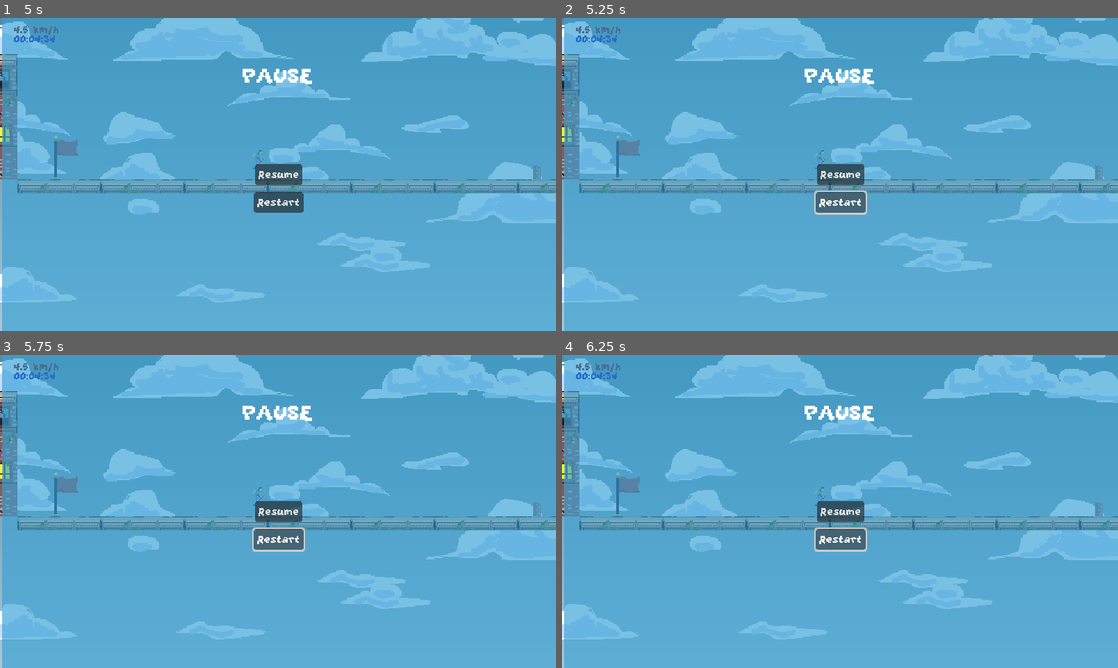
Above: before the commit, frames 1-4 (two rows, left to right).
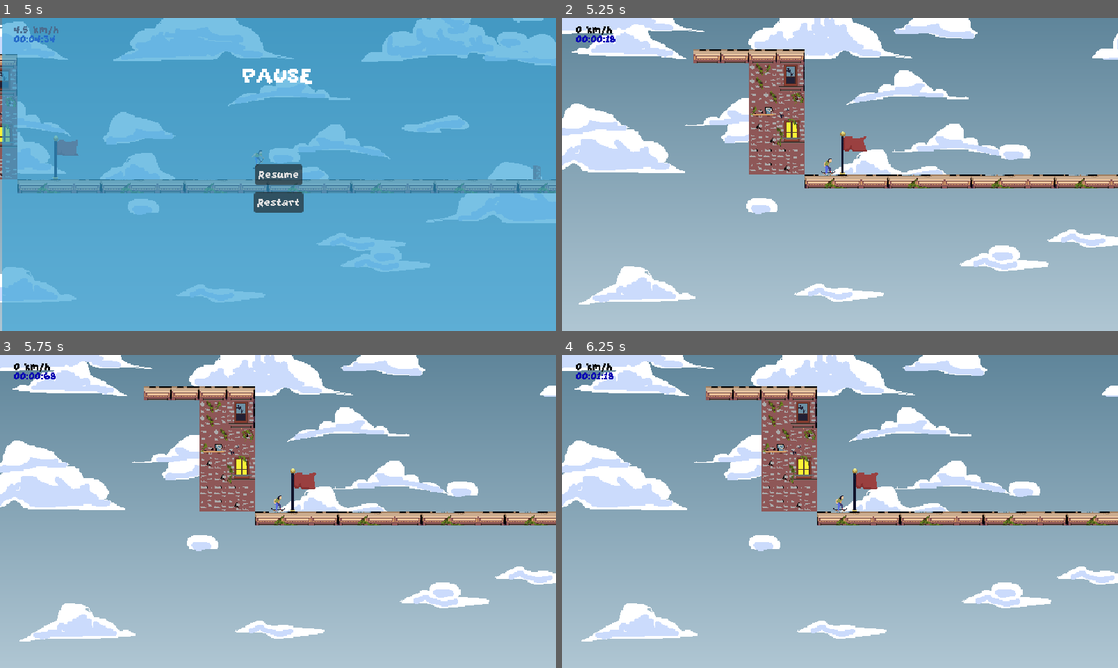
Above: after the commit, the same moments.

Repository: Minipeps/SpeedJam-8
Game: Godot game, scene res://Menus/MainMenu/MainMenu.tscn
Two runs of this game, one before a commit and one after it. Both use one fixed random seed, a clock stepped at 60 frames per second and the inputs below.
Inputs (mouse positions are in pixels of both pictures, inside the frame that each line leads up to):
- Up to frame 1 (5 s): click "Start" at 0.5 s; tap Enter (ui_accept) at 1.25, 1.52, 2.27, 3.77, 4.52 s; move the mouse to (400, 158) at 1.27 s; hold Right (player_move_right) 1.28-2.03 s; tap C (display_end_screen_lose) at 1.35, 2.85, 4.35 s; move the mouse to (166, 190) at 2.02 s; hold Down (player_move_down) 2.03-2.78 s; tap X (display_end_screen_win) at 2.1, 3.6 s; move the mouse to (333, 105) at 2.77 s; hold Right (player_move_right) 2.78-3.53 s; move the mouse to (250, 237) at 3.52 s; hold Up (player_move_up) 3.53-4.28 s; move the mouse to (444, 221) at 4.27 s; hold Left (player_move_left) from 4.28 s (still down); tap Escape (pause) at 4.9 s
- Up to frame 2 (5.25 s): release Left (player_move_left) at 5 s; click "Restart" at 5 s
- Up to frame 3 (5.75 s): no input
- Up to frame 4 (6.25 s): click (840, 539) at 5.75 s, where only the run before the commit has a clickable "Restart"

Frame 1 is identical in both runs. In frame 2, 99% of the frame differs, in the area x 0-100%, y 0-100%; in frame 3, 99%; in frame 4, 99%.

Commit message:
Restart Level

Diff:
--- a/2D/Level.gd
+++ b/2D/Level.gd
@@ -4,10 +4,8 @@
 
 # Called when the node enters the scene tree for the first time.
 func _ready() -> void:
-	if $CanvasLayer/Timer:
-		$CanvasLayer/Timer.restart_timer()
-	if $PlayerStart and $Player2d:
-		$Player2d.position = $PlayerStart.position
+	restart_timer()
+	position_player_at_start()
 
 # Called every frame. 'delta' is the elapsed time since the previous frame.
 func _process(delta: float) -> void:
@@ -21,7 +19,7 @@
 func register_checkpoint(checkpoint_reference):
 	if LAST_CHECKPOINT != checkpoint_reference:
 		LAST_CHECKPOINT = checkpoint_reference
-		print(checkpoint_reference.name)
+		print("Debug : " + checkpoint_reference.name)
 
 func load_last_checkpoint():
 	if LAST_CHECKPOINT != null:
@@ -32,3 +30,17 @@
 func update_speedCounter():
 	if $CanvasLayer/SpeedCounter:
 		$CanvasLayer/SpeedCounter.SPEED_TO_DISPLAY = $Player2d.velocity.x
+
+func position_player_at_start():
+	if $PlayerStart and $Player2d:
+		$Player2d.position = $PlayerStart.position
+
+func restart_timer():
+	if $CanvasLayer/Timer:
+		$CanvasLayer/Timer.restart_timer()
+
+func restart_level():
+	restart_timer()
+	position_player_at_start()
+	$Player2d.reset_player()
+	LAST_CHECKPOINT = null
--- a/Controllers/PauseController.gd
+++ b/Controllers/PauseController.gd
@@ -17,6 +17,8 @@
 	pauseMenu = get_node("PauseMenu")
 	var resumeButton = get_node("PauseMenu/ResumeButton")
 	resumeButton.pressed.connect(self._onResumeButtonPressed) #event needs to be connected that way because resumeButton is in another node
+	var restartButton = get_node("PauseMenu/RestartButton")
+	restartButton.pressed.connect(self._onRestartButtonPressed)
 
 func _inputsHandler():
 	self._handlePauseInput()
@@ -39,3 +41,7 @@
 	get_node("/root").get_child(0).get_tree().paused = false
 	Input.set_mouse_mode(mouseModeOnResume)
 	pauseMenu.visible = false
+
+func _onRestartButtonPressed():
+	get_owner().restart_level()
+	_onResumeButtonPressed()
--- a/Menus/PauseMenu/PauseMenu.tscn
+++ b/Menus/PauseMenu/PauseMenu.tscn
@@ -54,7 +54,7 @@
 text = "Resume
 "
 
-[node name="RestartLevel" type="Button" parent="."]
+[node name="RestartButton" type="Button" parent="."]
 layout_mode = 1
 anchors_preset = 8
 anchor_left = 0.5
